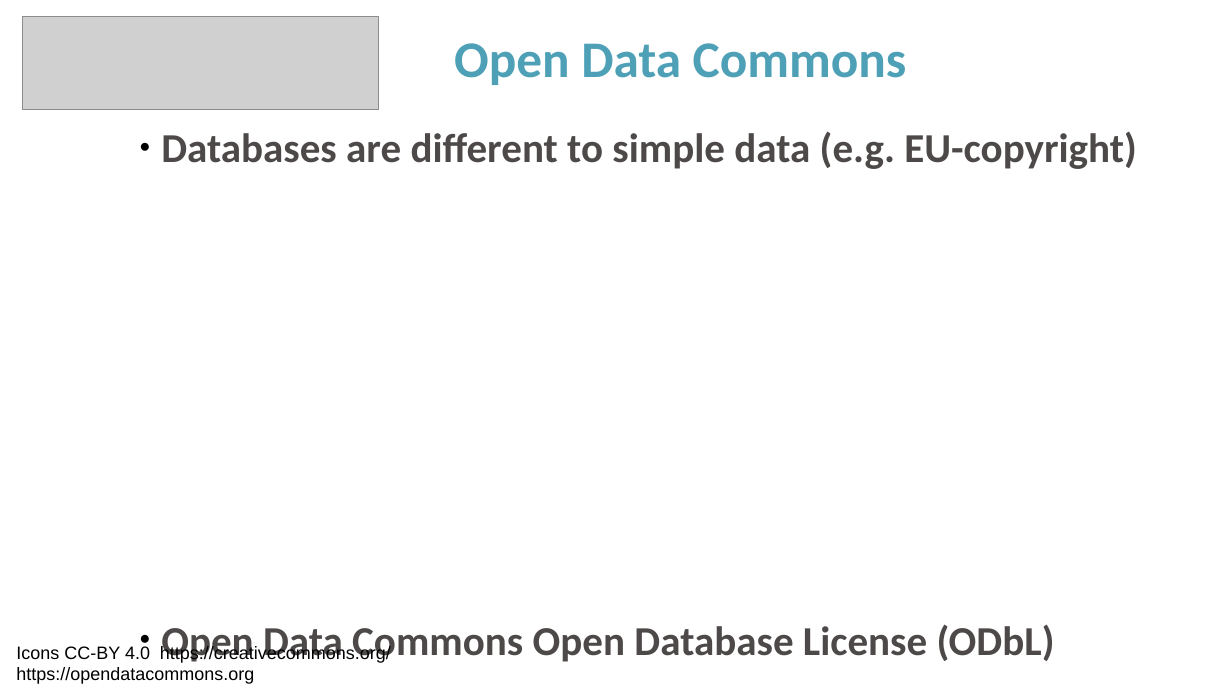
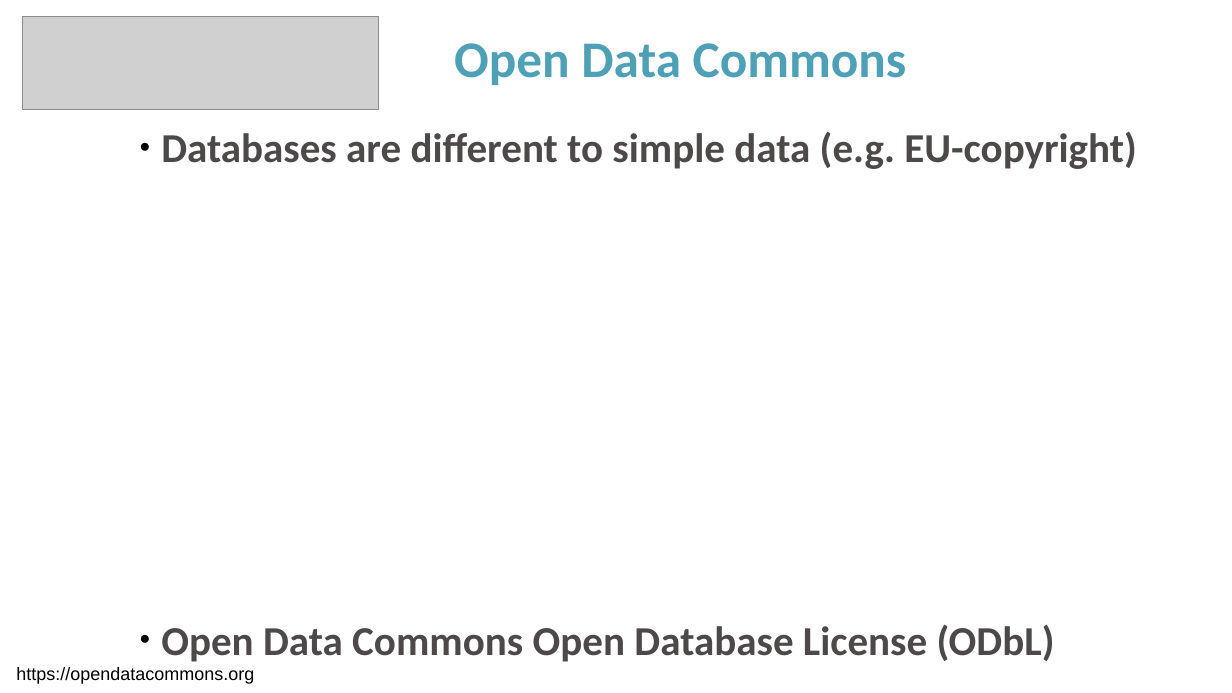
Before and after one commit to ELIXIR-Norway-Training/DMP-writing-workshop, a slide deck: slide 41 of 2021-04-22_UiB_06_Licensing.odp. Drawn at 1232x693 pixels with LibreOffice and Linux fonts; fonts in the diff are those of the drawing; grey boxes stand for pictures. Boxes give left, top, right and bottom in pixels: in the first picture for what was removed or moved away, otherwise in the second. Text is boxed around its words. In the diff, an @@ line names an element or a change of style, - is before the commit and + after.

```diff
--- a/2021-04-22_UiB_06_Licensing.odp
+++ b/2021-04-22_UiB_06_Licensing.odp
@@ text at [16,645,391,663]: paragraph removed @@
-Icons CC-BY 4.0 https://creativecommons.org/
```
Also in this commit, not shown: 2 other slides changed, 6 other files.
